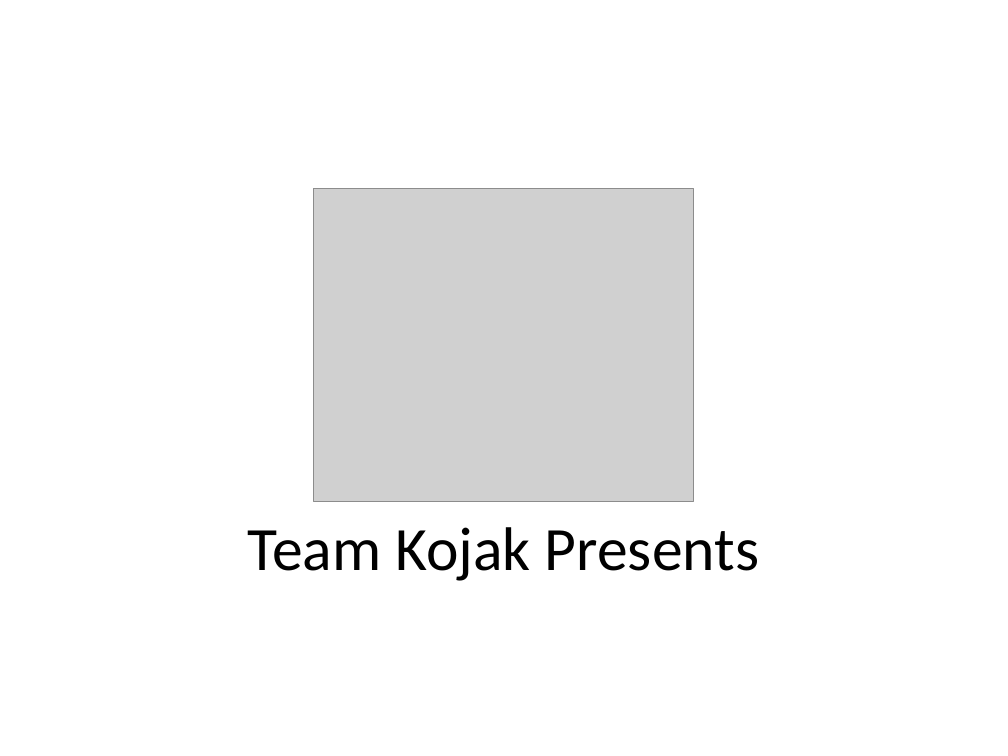
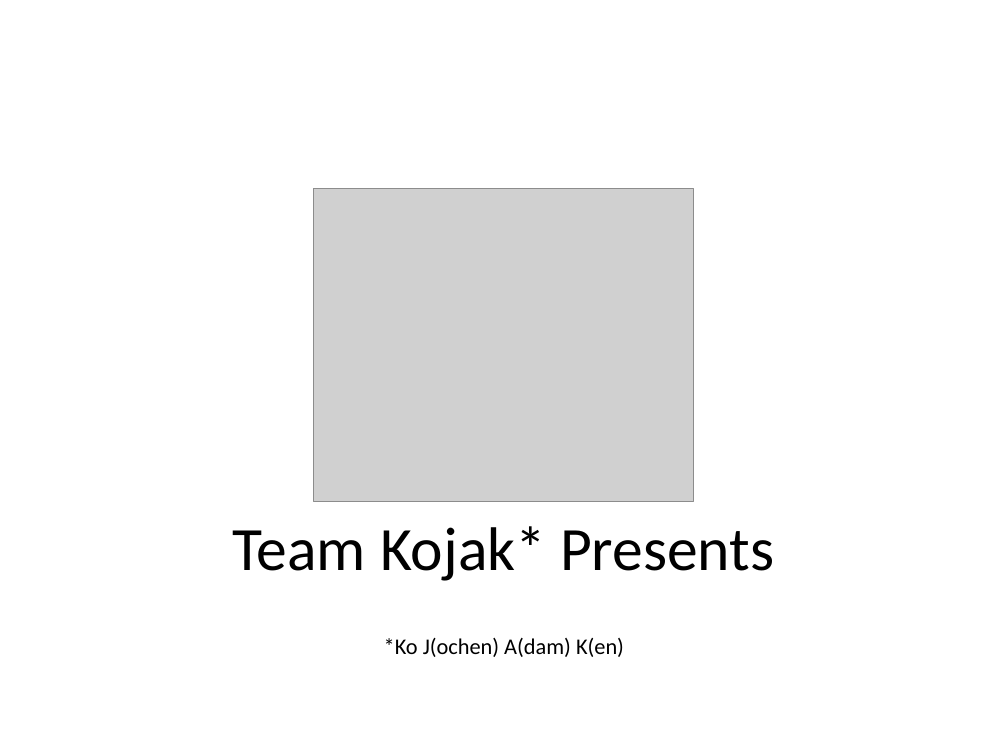
Before and after one commit to mustard57/SYTYCD, a slide deck: slide 2 of presentation/SYTYCD.TeamKojak.pptx. Drawn at 1008x756 pixels with LibreOffice and Linux fonts; fonts in the diff are those of the drawing; grey boxes stand for pictures. Boxes give left, top, right and bottom in pixels: in the first picture for what was removed or moved away, otherwise in the second. Text is boxed around its words. In the diff, an @@ line names an element or a change of style, - is before the commit and + after.

```diff
--- a/presentation/SYTYCD.TeamKojak.pptx
+++ b/presentation/SYTYCD.TeamKojak.pptx
@@ title at [232, 526, 774, 581]: text changed @@
-Team Kojak Presents
+Team Kojak* Presents
@@ text added at [384, 638, 624, 657], 16 pt, text #000000 @@
+*Ko J(ochen) A(dam) K(en)
```
Also in this commit, not shown: 1 slide added, 1 other file.
